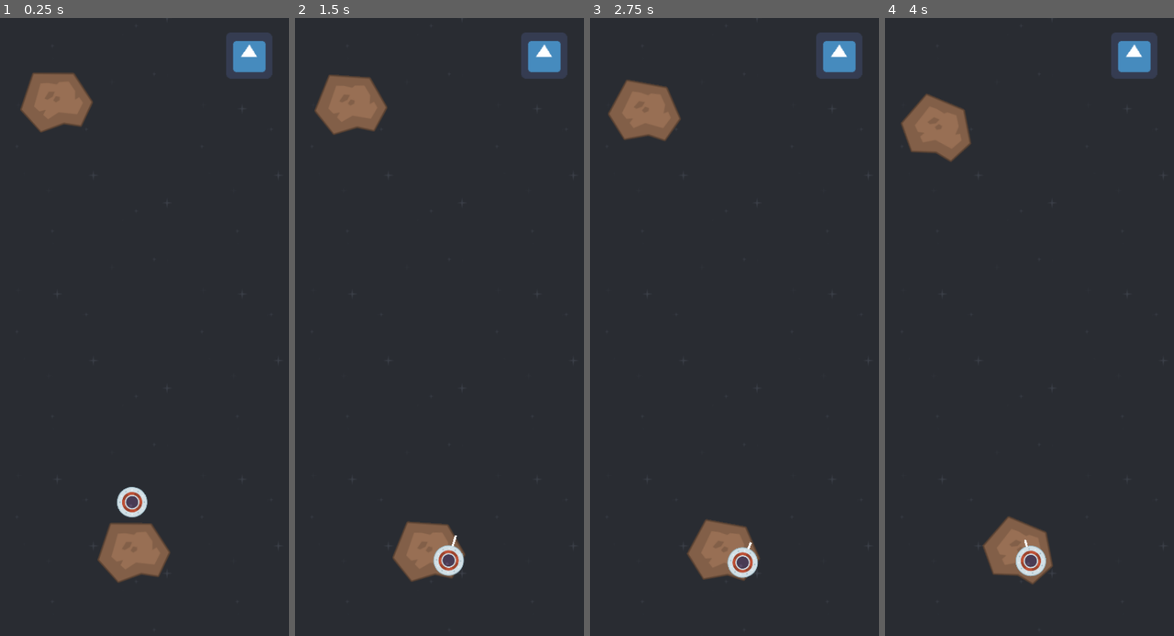
Above: before the commit, frames 1-4 (left to right).
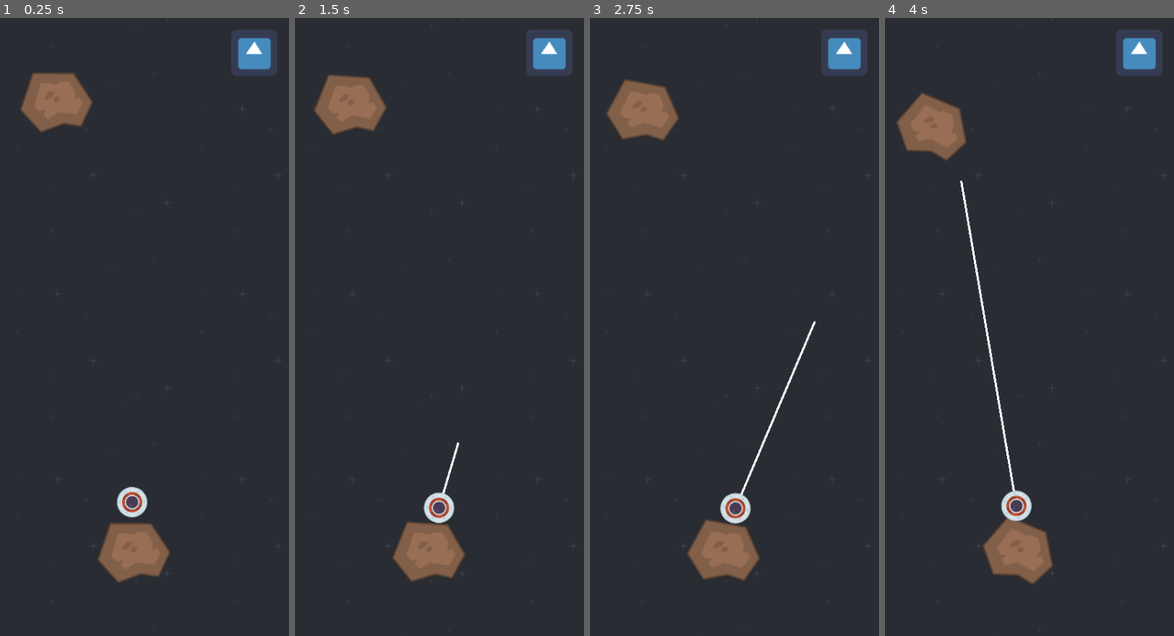
Above: after the commit, the same moments.

Repository: brendankhoury/To-the-moon-and-hack
Game: Godot game, scene res://Src/Main.tscn
Same seed, same stepped clock (60 frames per second), same inputs: the game is played once before the commit and once after it. The engine's default icon, where the game draws it, is replaced by a stand-in: a white triangle on a blue panel in a dark square.
Inputs (mouse positions are in pixels of both pictures, inside the frame that each line leads up to; where the layout moved, square brackets give the same spot in the first picture):
- Up to frame 1 (0.25 s): no input
- Up to frame 2 (1.5 s): click (549, 55) [543, 55] at 0.5 s; click (549, 55) [543, 55] at 1.25 s
- Up to frame 3 (2.75 s): click (844, 55) [838, 55] at 2 s
- Up to frame 4 (4 s): tap Enter at 2.75 s; move the mouse to (1093, 296) at 2.77 s; hold Space (tap) 2.78-3.53 s; move the mouse to (971, 357) at 3.52 s; tap Space (tap) at 3.6 s

The runs differ from the first frame. In frame 1, 0.7% of the frame differs, in the area x 78-96%, y 1-10%; in frame 2, 1.7%; in frame 3, 2.1%; in frame 4, 2.5%, in the area x 4-96%, y 1-91%.

Commit message:
Walls

Diff:
--- a/Src/Actors/Asteroid.gd
+++ b/Src/Actors/Asteroid.gd
@@ -2,7 +2,7 @@
 
 export var rotation_speed := 25
 export var move_speed := 1;
-export var max_angle := deg2rad(15)
+export var max_angle := deg2rad(30)
 
 var angle := deg2rad(90)
 var vector := Vector2.DOWN
--- a/Src/Actors/Asteroid.tscn
+++ b/Src/Actors/Asteroid.tscn
@@ -5,7 +5,7 @@
 
 [node name="Asteroid" type="RigidBody2D"]
 collision_layer = 2
-collision_mask = 2
+collision_mask = 6
 mass = 3.0
 gravity_scale = 0.0
 can_sleep = false
@@ -17,4 +17,3 @@
 [node name="CollisionPolygon2D3" type="CollisionPolygon2D" parent="."]
 position = Vector2( 0, 1 )
 polygon = PoolVector2Array( -33.75, -42.25, 23.25, -41.75, 51, -1.25, 37, 27, 30.75, 29, 7, 33.75, -24.75, 39.5, -50.75, 11.5 )
-one_way_collision = true
--- a/Src/Actors/Player.gd
+++ b/Src/Actors/Player.gd
@@ -67,7 +67,7 @@
 		#raycast and snap and rotate mouse_dir
 		var mouse_raycast: RayCast2D = get_node("Mouse Raycast")
 		mouse_raycast.set_global_position(get_parent().get_global_position())
-		mouse_raycast.set_cast_to(mouse_raycast.to_local(to_global(mouse_dir)))
+		mouse_raycast.set_cast_to(mouse_raycast.to_local(get_global_mouse_position()))
 #		print(mouse_raycast.get_collision_point())
 		var mouse_collision = mouse_raycast.get_collision_point()
 		set_global_position(mouse_collision + mouse_collision.direction_to(get_global_mouse_position())*PLAYER_WIDTH )
--- a/Src/Main.tscn
+++ b/Src/Main.tscn
@@ -24,7 +24,7 @@
 
 [sub_resource type="Curve2D" id=2]
 _data = {
-"points": PoolVector2Array( 0, 0, 0, 0, -161.635, -419.801, 0, 0, 0, 0, 238.365, -419.801 )
+"points": PoolVector2Array( 0, 0, 0, 0, -144, -456, 0, 0, 0, 0, 200, -456 )
 }
 
 [sub_resource type="GDScript" id=3]
@@ -47,6 +47,10 @@
 		up = true
 	pass # Replace with function body.
 "
+
+[sub_resource type="SegmentShape2D" id=4]
+a = Vector2( 88, -248 )
+b = Vector2( 96, 680 )
 
 [node name="Node2D" type="Node2D"]
 position = Vector2( 161.635, 419.801 )
@@ -72,10 +76,11 @@
 rotation = 2.60229
 
 [node name="AsteroidPath" type="Path2D" parent="."]
+position = Vector2( 6.36501, -19.801 )
 curve = SubResource( 2 )
 
 [node name="AsteroidSpawnLocation" type="PathFollow2D" parent="AsteroidPath"]
-position = Vector2( -161.635, -419.801 )
+position = Vector2( -160, -456 )
 rotation = -7.75955e-06
 
 [node name="AsteroidSpawnTimer" type="Timer" parent="."]
@@ -84,15 +89,27 @@
 
 [node name="TextureButton" type="TextureButton" parent="."]
 pause_mode = 2
-margin_left = 151.389
-margin_top = -400.345
-margin_right = 215.389
-margin_bottom = -336.345
+margin_left = 158.365
+margin_top = -403.801
+margin_right = 222.365
+margin_bottom = -339.801
 texture_normal = ExtResource( 4 )
 script = SubResource( 3 )
 __meta__ = {
 "_edit_use_anchors_": false
 }
+
+[node name="StaticBody2D" type="StaticBody2D" parent="."]
+collision_layer = 4
+collision_mask = 0
+
+[node name="CollisionShape2D" type="CollisionShape2D" parent="StaticBody2D"]
+position = Vector2( -265.635, -243.801 )
+shape = SubResource( 4 )
+
+[node name="CollisionShape2D2" type="CollisionShape2D" parent="StaticBody2D"]
+position = Vector2( 150.365, -243.801 )
+shape = SubResource( 4 )
 [connection signal="timeout" from="AsteroidSpawnTimer" to="." method="_on_AsteroidSpawnTimer_timeout"]
 [connection signal="button_down" from="TextureButton" to="TextureButton" method="_on_TextureButton_button_down"]
 [connection signal="button_up" from="TextureButton" to="TextureButton" method="_on_TextureButton_button_up"]
Not shown: 1 places in Src/Main.tscn that only renumber resources
